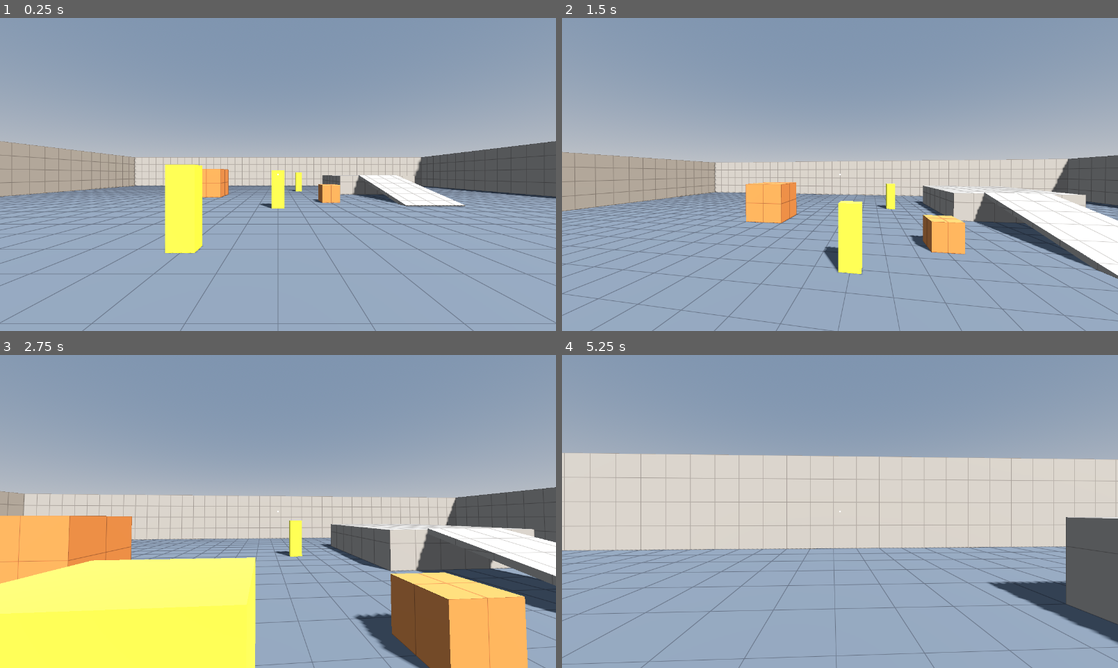
Above: before the commit, frames 1-4 (two rows, left to right).
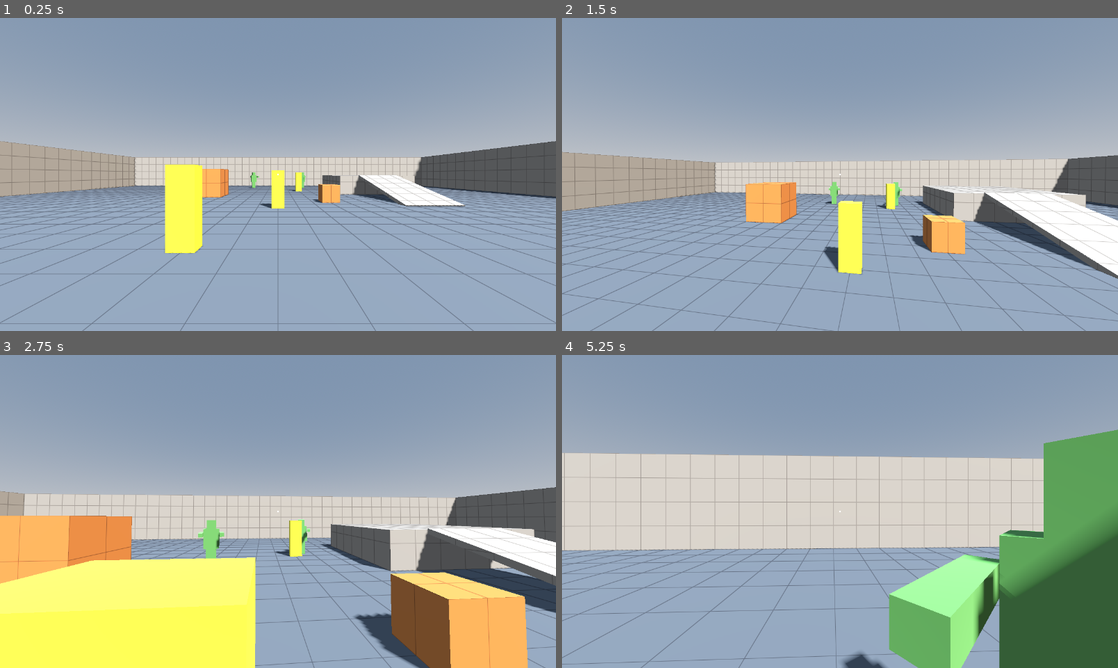
Above: after the commit, the same moments.

Repository: juanakajuan/zombie-survival-fps
Game: Godot game, scene res://levels/test_range.tscn
Same seed, same stepped clock (60 frames per second), same inputs: the game is played once before the commit and once after it.
Inputs (mouse positions are in pixels of both pictures, inside the frame that each line leads up to):
- Up to frame 1 (0.25 s): no input
- Up to frame 2 (1.5 s): tap Enter at 0.5 s; move the mouse to (867, 174) at 0.52 s; press the mouse at (867, 174) at 0.53 s; hold W (move_forward) from 0.53 s (still down); tap Space (jump) at 0.77, 1.07 s; move the mouse to (812, 174) at 1.27 s; release the mouse at (812, 174) at 1.28 s; tap Shift (sprint) at 1.35 s
- Up to frame 3 (2.75 s): keep holding W (move_forward); tap Space (jump) at 1.52, 1.82 s; move the mouse to (289, 505) at 2.02 s; press the mouse at (289, 505) at 2.03 s
- Up to frame 4 (5.25 s): keep holding W (move_forward); move the mouse to (834, 517) at 2.77 s; release the mouse at (834, 517) at 2.78 s; tap Shift (sprint) at 2.85, 4.35 s; click (834, 517) at 2.92 s; tap Space (jump) at 3.02, 3.32, 3.77, 4.07, 4.52, 4.82 s; move the mouse to (878, 514) at 3.52 s; press the mouse at (878, 514) at 3.53 s; tap R (reload) at 4.15 s; move the mouse to (795, 508) at 4.27 s; release the mouse at (795, 508) at 4.28 s; move the mouse to (845, 511) at 5.02 s; press the mouse at (845, 511) at 5.03 s

The runs differ from the first frame. In frame 1, less than 0.1% of the frame differs, in the area x 44-55%, y 49-55%; in frame 2, 0.2%; in frame 3, 0.4%; in frame 4, 19%, in the area x 50-100%, y 23-100%.

Commit message:
feat: bake navigation in the test range and add two zombies

Diff:
--- /dev/null
+++ b/levels/level_navigation.gd
@@ -0,0 +1,11 @@
+extends NavigationRegion3D
+## Bakes the navigation mesh at startup from the nodes in the source group.
+
+
+func _ready() -> void:
+	# CSG shapes build their meshes at the end of the frame, so bake one frame later.
+	get_tree().process_frame.connect(_bake, CONNECT_ONE_SHOT)
+
+
+func _bake() -> void:
+	bake_navigation_mesh(false)
--- a/levels/test_range.tscn
+++ b/levels/test_range.tscn
@@ -3,6 +3,15 @@
 [ext_resource type="Shader" path="res://levels/greybox_grid.gdshader" id="1_grid"]
 [ext_resource type="PackedScene" path="res://player/player.tscn" id="2_player"]
 [ext_resource type="PackedScene" path="res://targets/target_dummy.tscn" id="3_dummy"]
+[ext_resource type="Script" path="res://levels/level_navigation.gd" id="4_nav"]
+[ext_resource type="PackedScene" path="res://zombie/zombie.tscn" id="5_zombie"]
+
+[sub_resource type="NavigationMesh" id="navigation_mesh"]
+geometry_source_geometry_mode = 1
+geometry_source_group_name = &"navigation_geometry"
+agent_radius = 0.5
+agent_height = 2.0
+agent_max_climb = 0.25
 
 [sub_resource type="ProceduralSkyMaterial" id="sky_material"]
 
@@ -39,7 +48,11 @@
 rotation = Vector3(-0.8727, 0.5236, 0)
 shadow_enabled = true
 
-[node name="Geometry" type="Node3D" parent="."]
+[node name="NavigationRegion3D" type="NavigationRegion3D" parent="."]
+navigation_mesh = SubResource("navigation_mesh")
+script = ExtResource("4_nav")
+
+[node name="Geometry" type="Node3D" parent="." groups=["navigation_geometry"]]
 
 [node name="Floor" type="CSGBox3D" parent="Geometry"]
 position = Vector3(0, -0.5, 0)
@@ -106,3 +119,9 @@
 
 [node name="TargetDummyFar" parent="." instance=ExtResource("3_dummy")]
 position = Vector3(2, 0, -12)
+
+[node name="ZombieA" parent="." instance=ExtResource("5_zombie")]
+position = Vector3(-3, 0, -17)
+
+[node name="ZombieB" parent="." instance=ExtResource("5_zombie")]
+position = Vector3(3, 0, -17)
--- a/player/player.tscn
+++ b/player/player.tscn
@@ -9,7 +9,7 @@
 radius = 0.35
 height = 1.8
 
-[node name="Player" type="CharacterBody3D"]
+[node name="Player" type="CharacterBody3D" groups=["player"]]
 script = ExtResource("1_player")
 
 [node name="CollisionShape3D" type="CollisionShape3D" parent="."]
Not shown, added: levels/level_navigation.gd.uid
